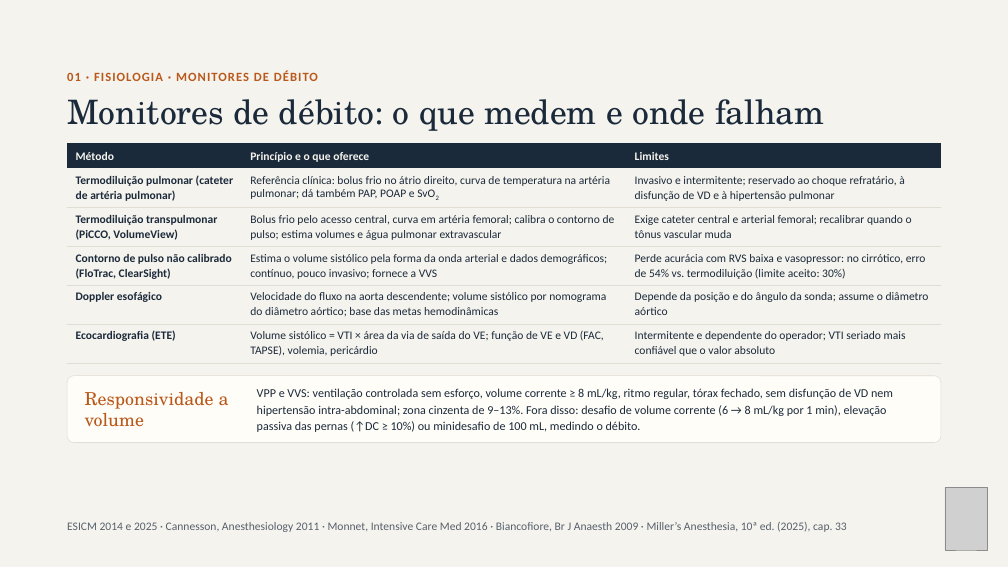
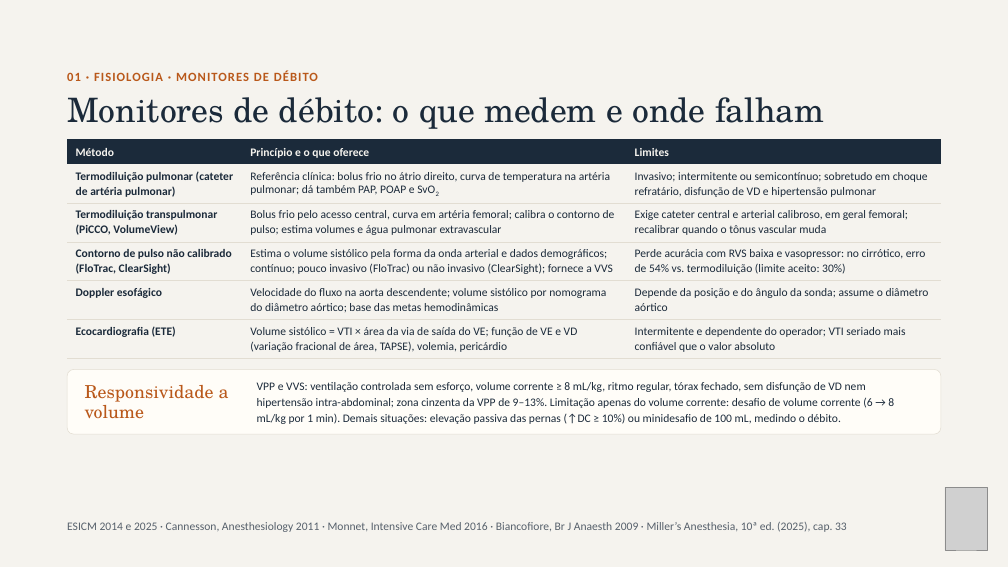
Before and after one commit to brunomoraesdubois-bit/Bruno, a slide deck: slide 5 of apresentacao/Aminas_Vasoativas.pptx. Drawn at 1008x567 pixels with LibreOffice and Linux fonts; fonts in the diff are those of the drawing; grey boxes stand for pictures. Boxes give left, top, right and bottom in pixels: in the first picture for what was removed or moved away, otherwise in the second. Text is boxed around its words. In the diff, an @@ line names an element or a change of style, - is before the commit and + after.

```diff
--- a/apresentacao/Aminas_Vasoativas.pptx
+++ b/apresentacao/Aminas_Vasoativas.pptx
@@ table at box(67, 138, 941, 356) @@
-row 2, column 3: Invasivo e intermitente; reservado ao choque refratário, à disfunção de VD e à hipertensão pulmonar
+row 2, column 3: Invasivo; intermitente ou semicontínuo; sobretudo em choque refratário, disfunção de VD e hipertensão pulmonar
-row 3, column 3: Exige cateter central e arterial femoral; recalibrar quando o tônus vascular muda
+row 3, column 3: Exige cateter central e arterial calibroso, em geral femoral; recalibrar quando o tônus vascular muda
-row 4, column 2: Estima o volume sistólico pela forma da onda arterial e dados demográficos; contínuo, pouco invasivo; fornece a VVS
+row 4, column 2: Estima o volume sistólico pela forma da onda arterial e dados demográficos; contínuo; pouco invasivo (FloTrac) ou não invasivo (ClearSight); fornece a VVS
-row 6, column 2: Volume sistólico = VTI × área da via de saída do VE; função de VE e VD (FAC, TAPSE), volemia, pericárdio
+row 6, column 2: Volume sistólico = VTI × área da via de saída do VE; função de VE e VD (variação fracional de área, TAPSE), volemia, pericárdio
@@ table: place and size @@
-table at box(67, 143, 941, 360)
+table at box(67, 138, 941, 356)
@@ rounded rectangle: place and size @@
-rounded rectangle at box(67, 376, 941, 442)
+rounded rectangle at box(67, 370, 941, 434)
@@ rounded rectangle at box(67, 370, 941, 434): proportions changed @@
@@ text "Responsividade a volume": place and size @@
-text "Responsividade a volume" at box(85, 392, 229, 427)
+text "Responsividade a volume" at box(85, 385, 229, 419)
@@ text at box(257, 382, 894, 424): text changed; size 11.5 to 11 pt @@
-VPP e VVS: ventilação controlada sem esforço, volume corrente ≥ 8 mL/kg, ritmo regular, tórax fechado, sem disfunção de VD nem hipertensão intra-abdominal; zona cinzenta de 9–13%. Fora disso: desafio de volume corrente (6 → 8 mL/kg por 1 min), elevação passiva das pernas (↑DC ≥ 10%) ou minidesafio de 100 mL, medindo o débito.
+VPP e VVS: ventilação controlada sem esforço, volume corrente ≥ 8 mL/kg, ritmo regular, tórax fechado, sem disfunção de VD nem hipertensão intra-abdominal; zona cinzenta da VPP de 9–13%. Limitação apenas do volume corrente: desafio de volume corrente (6 → 8 mL/kg por 1 min). Demais situações: elevação passiva das pernas (↑DC ≥ 10%) ou minidesafio de 100 mL, medindo o débito.
```
Also in this commit, not shown: 8 other slides changed, 20 other files.
